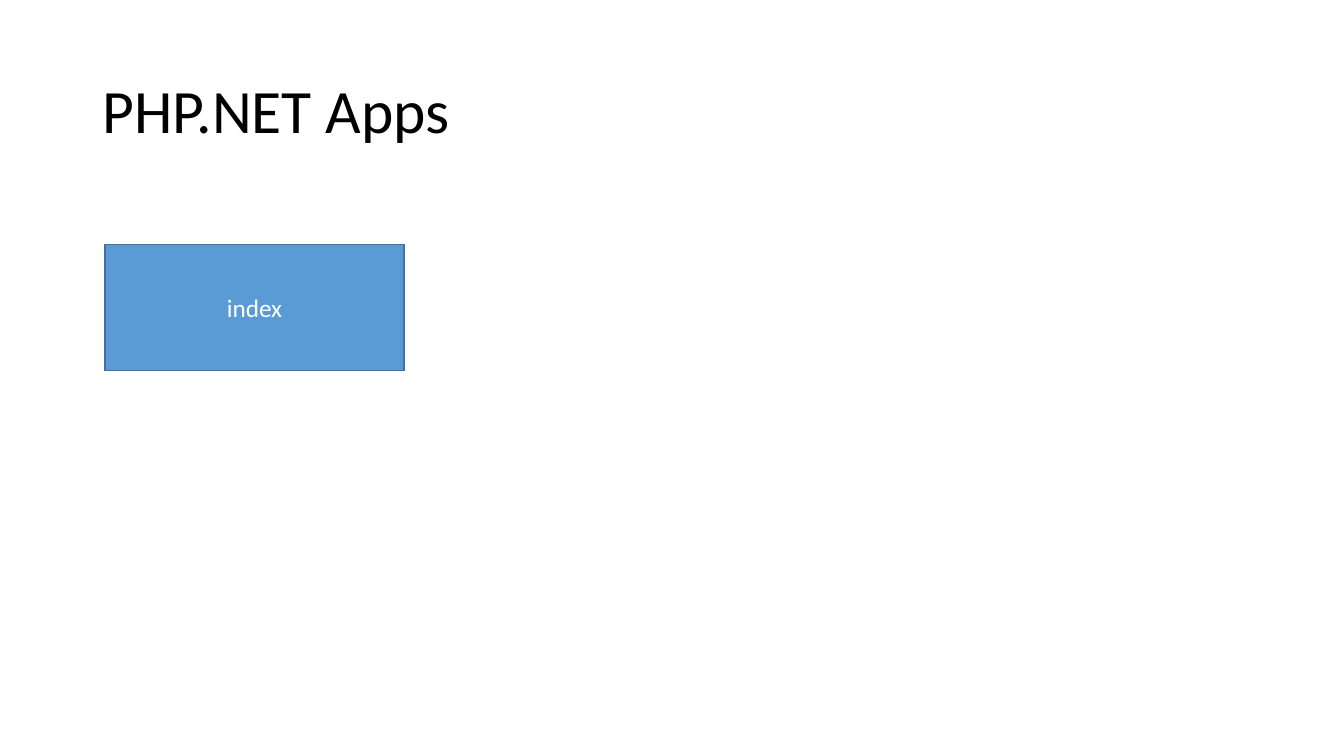
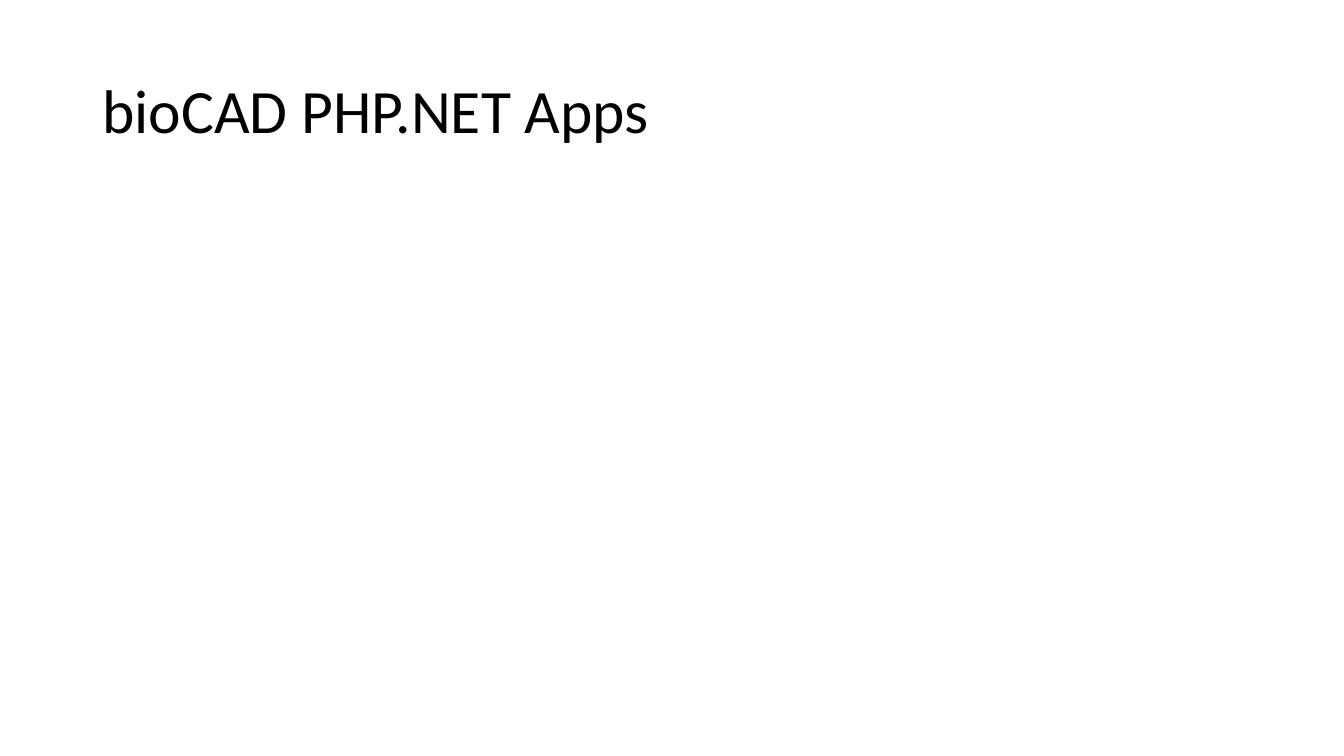
Before and after one commit to biocad-cloud/GCModeller-Cloud, a slide deck: slide 1 of design/design.pptx. Drawn at 1344x756 pixels with LibreOffice and Linux fonts; fonts in the diff are those of the drawing. Boxes give left, top, right and bottom in pixels: in the first picture for what was removed or moved away, otherwise in the second. Text is boxed around its words. In the diff, an @@ line names an element or a change of style, - is before the commit and + after.

```diff
--- a/design/design.pptx
+++ b/design/design.pptx
@@ title at (102, 90, 649, 143): text changed @@
-PHP.NET Apps
+bioCAD PHP.NET Apps
@@ rectangle removed at (105, 245, 404, 371) @@
-index
```
Also in this commit, not shown: 1 other slide changed, 1 slide added, 1 other file.
